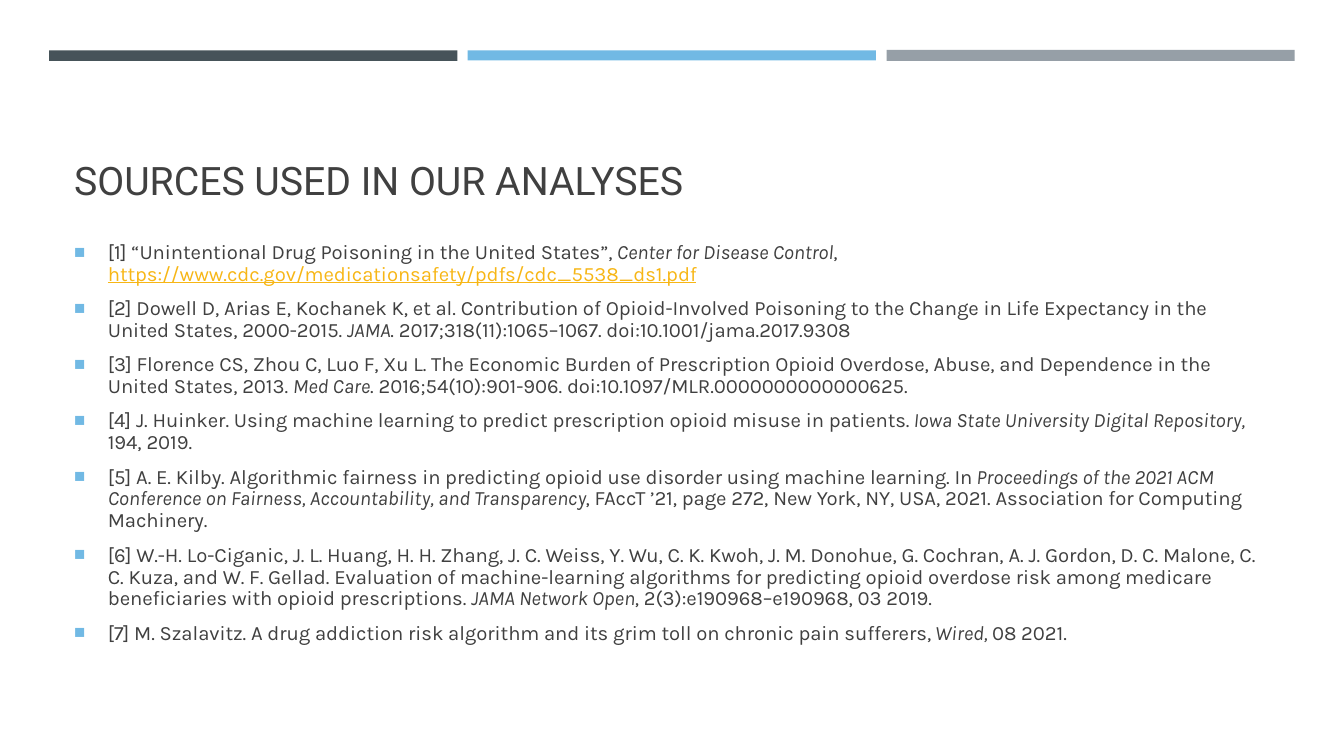
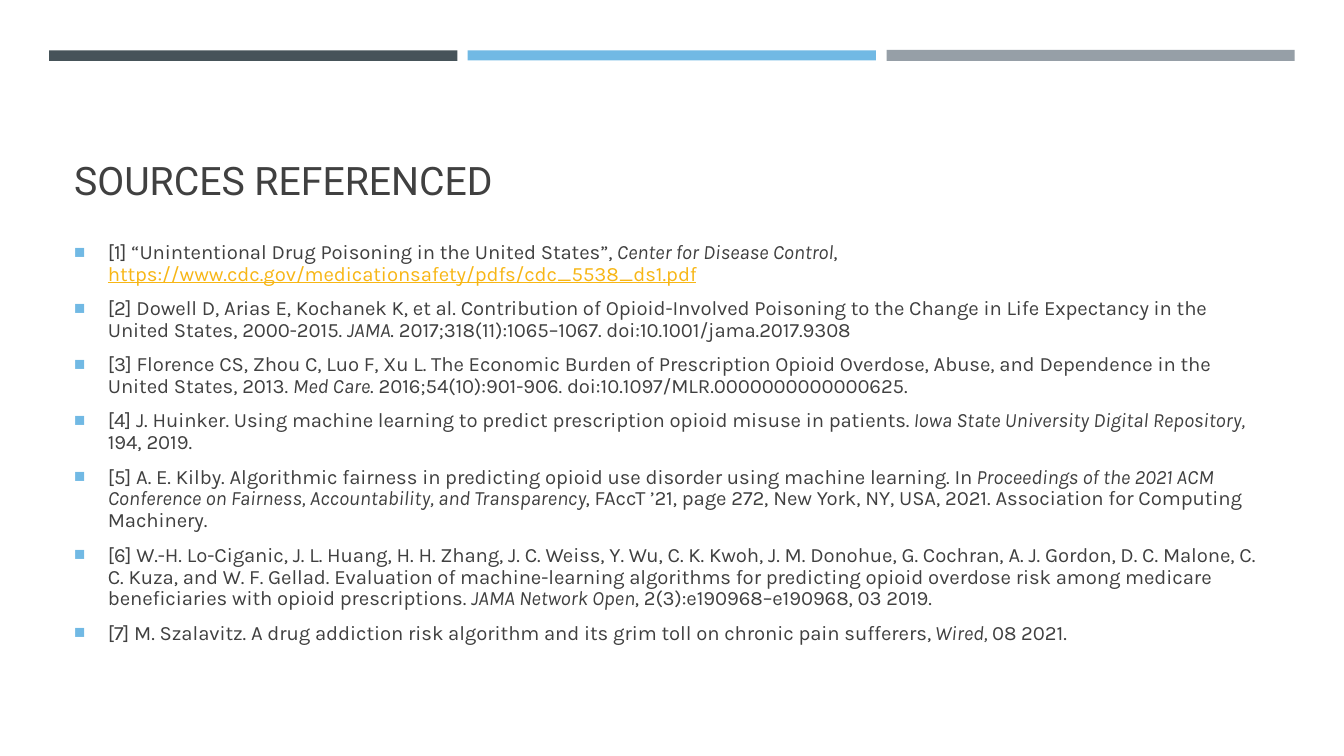
Before and after one commit to MLOpioidProjectCode/project_code, a slide deck: slide 11 of presentation/opioid_powerpoint.pptx. Drawn at 1344x756 pixels with LibreOffice and Linux fonts; fonts in the diff are those of the drawing. Boxes give left, top, right and bottom in pixels: in the first picture for what was removed or moved away, otherwise in the second. Text is boxed around its words. In the diff, an @@ line names an element or a change of style, - is before the commit and + after.

Commit message:
got everything exepct individual analyses

```diff
--- a/presentation/opioid_powerpoint.pptx
+++ b/presentation/opioid_powerpoint.pptx
@@ title at (x1=74, y1=166, x2=492, y2=196): text changed @@
-SOURCES USED IN OUR ANALYSES
+SOURCES REFERENCED
```
Also in this commit, not shown: 3 other slides changed, 1 slide added, 2 slides removed.
